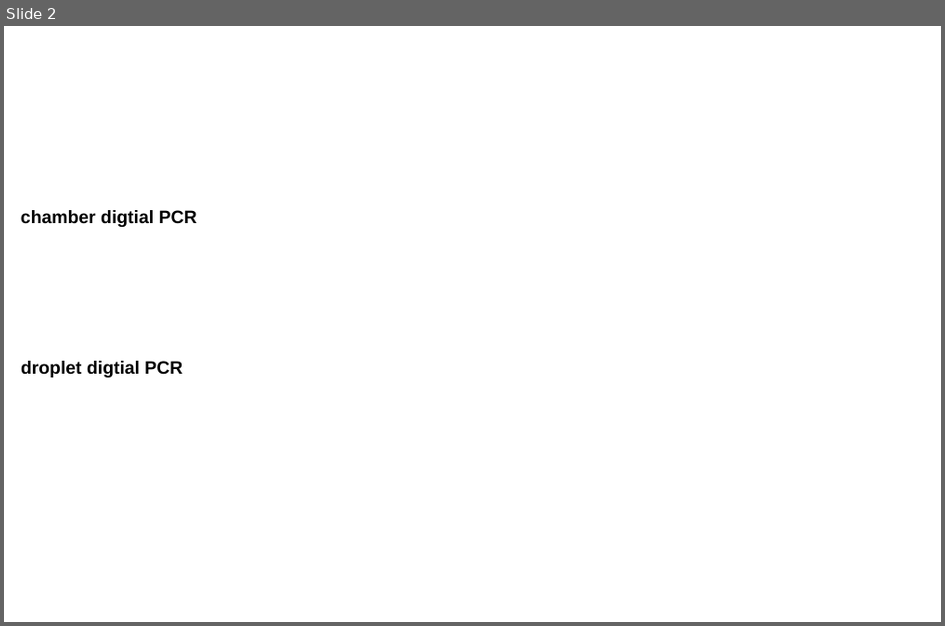
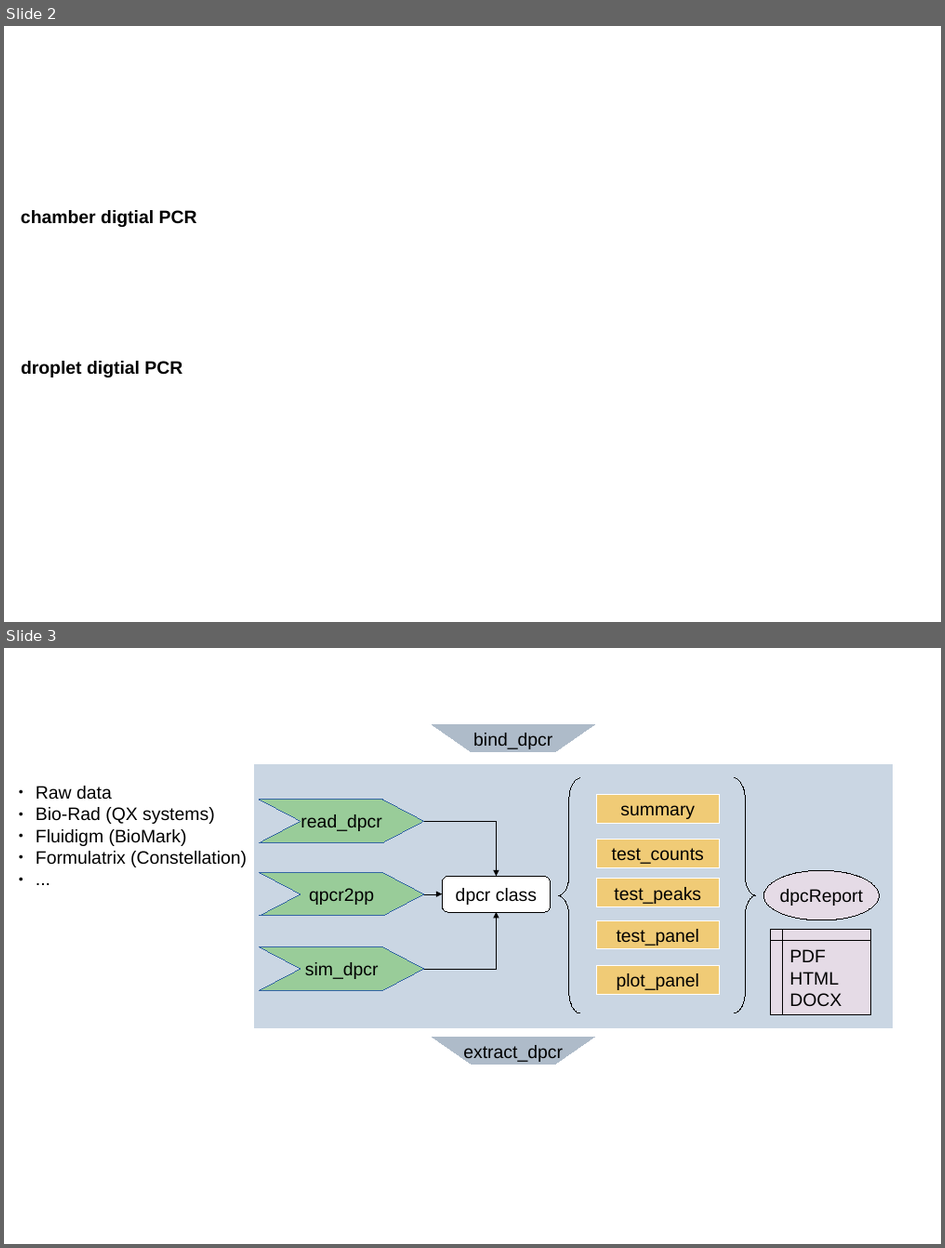
Before and after one commit to michbur/dpcR_article, a slide deck: dpcR_analysis.odp. Shown one above the other, each under a label of ours: slide 2 before the commit, slides 2 and 3 after it. The pictures are 945x626 and 945x1248 pixels, drawn with LibreOffice and Linux fonts; fonts in the diff are those of the drawing. Boxes give left, top, right and bottom in pixels: in the first picture for what was removed or moved away, otherwise in the second. Text is boxed around its words. In the diff, an @@ line names an element or a change of style, - is before the commit and + after.

```diff
--- a/dpcR_analysis.odp
+++ b/dpcR_analysis.odp
@@ slide 3 added at [4, 648, 941, 1244], background #FFFFFF @@
@@ freeform shape added at [431, 724, 596, 753], fill #AEBBC9, outline #FFFFFF 0 pt, 18 pt, text #000000 @@
+bind_dpcr
@@ text added at [36, 786, 247, 867], 18 pt, text #000000 @@
+● Raw data
+● Bio-Rad (QX systems)
+● Fluidigm (BioMark)
+● Formulatrix (Constellation)
+● ...
@@ rectangle added at [253, 763, 893, 1029], fill #CAD6E3, outline #FFFFFF 0 pt @@
@@ freeform shape added at [558, 778, 580, 1013], outline #000000 0 pt @@
@@ freeform shape added at [735, 778, 756, 1013], outline #000000 0 pt @@
@@ freeform shape added at [260, 800, 424, 843], fill #99CC99, outline #3465A4 0 pt, 18 pt, text #000000 @@
+read_dpcr
@@ elbow arrow added from (424, 821) to (496, 876), #000000 0 pt @@
@@ freeform shape added at [260, 872, 424, 916], fill #99CC99, outline #3465A4 0 pt, 18 pt, text #000000 @@
+qpcr2pp
@@ elbow arrow added from (424, 894) to (442, 894), #000000 0 pt @@
@@ rounded rectangle added at [442, 876, 550, 912], fill #FFFFFF, outline #000000 0 pt, 18 pt, text #000000 @@
+dpcr class
@@ group added at [596, 795, 719, 995]: 5 rectangles @@
+summary
+test_panel
+plot_panel
+test_counts
+test_peaks
@@ ellipse added at [764, 871, 879, 920], fill #E5DBE6, outline #000000 0 pt, 18 pt, text #000000 @@
+dpcReport
@@ elbow arrow added from (424, 969) to (496, 912), #000000 0 pt @@
@@ freeform shape added at [260, 947, 424, 991], fill #99CC99, outline #3465A4 0 pt, 18 pt, text #000000 @@
+sim_dpcr
@@ flow chart internal storage added at [770, 930, 872, 1015], fill #E5DBE6, outline #000000 0 pt, 18 pt, text #000000 @@
+PDF
+HTML
+DOCX
@@ freeform shape added at [431, 1037, 596, 1066], fill #AEBBC9, outline #FFFFFF 0 pt, 18 pt, text #000000 @@
+extract_dpcr
```
Also in this commit, not shown: 4 other files.
